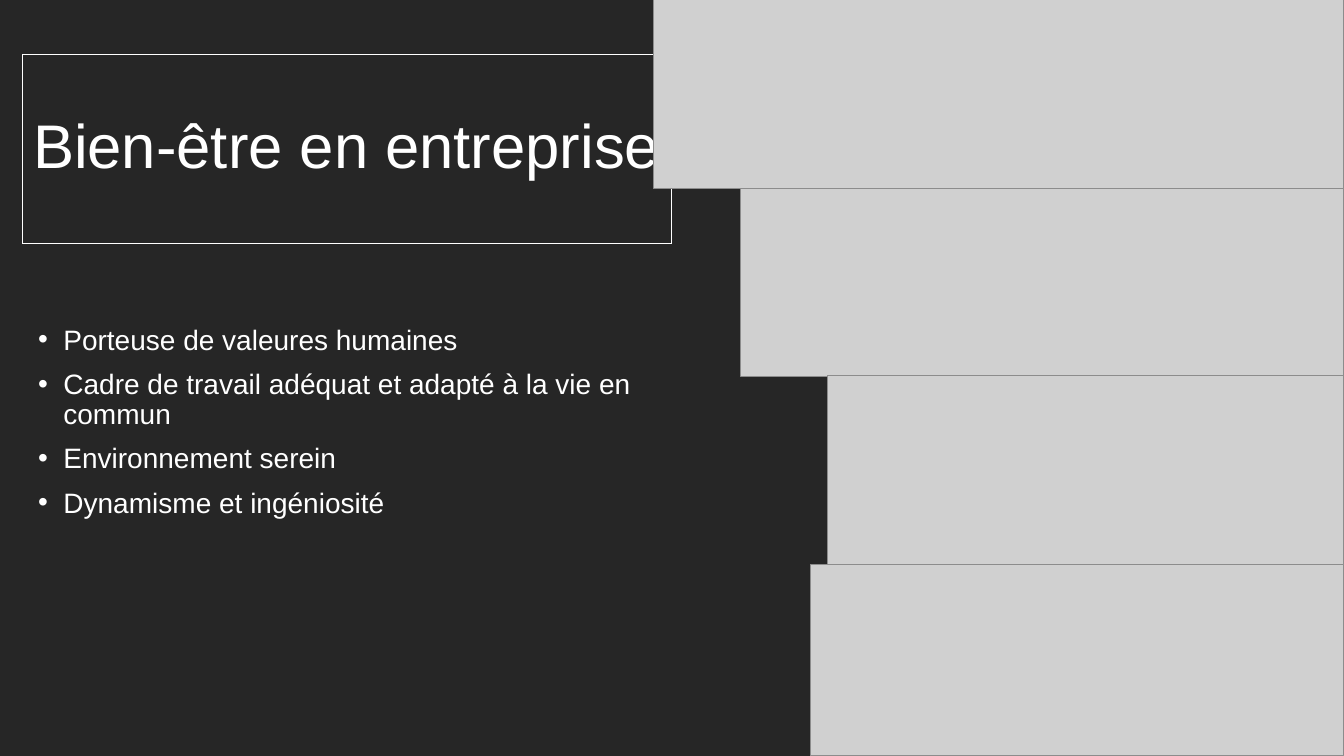
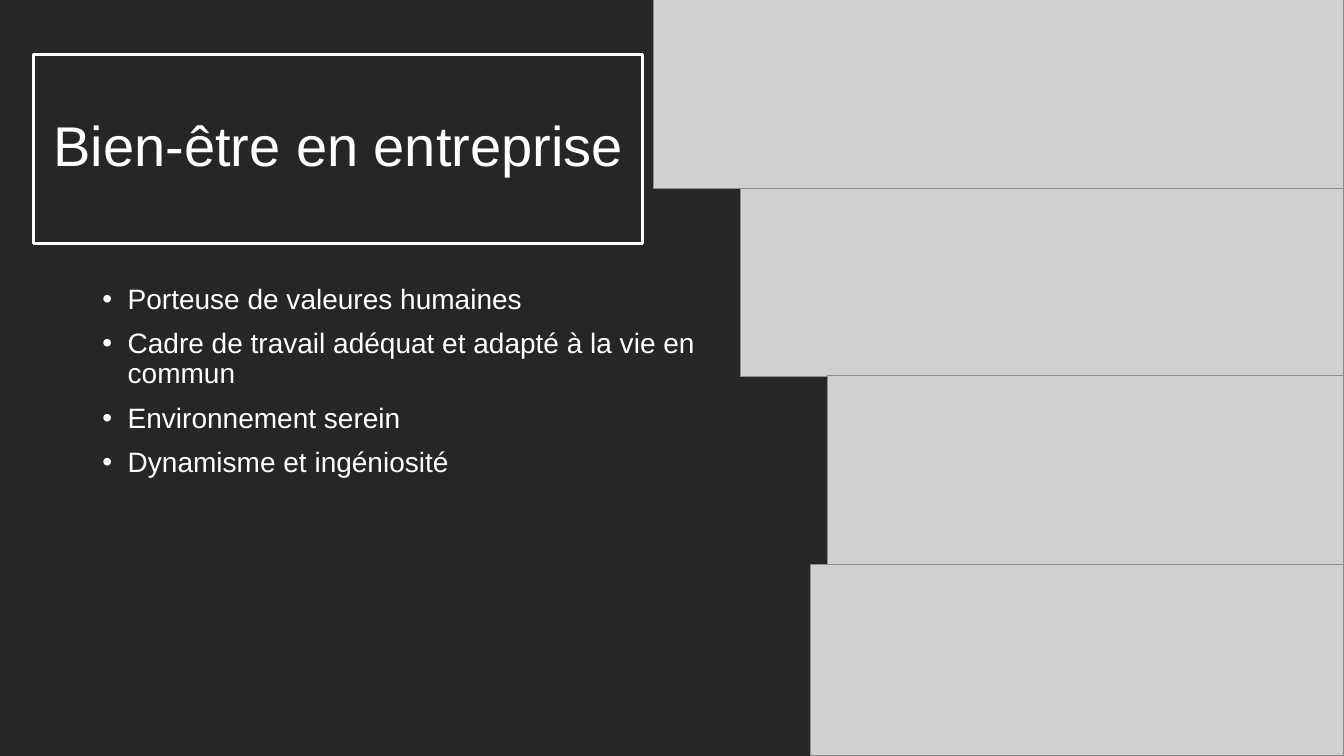
Before and after one commit to Zoridg/Soutenance_stage, a slide deck: slide 6 of Soutenance.pptx. Drawn at 1344x756 pixels with LibreOffice and Linux fonts; fonts in the diff are those of the drawing; grey boxes stand for pictures. Boxes give left, top, right and bottom in pixels: in the first picture for what was removed or moved away, otherwise in the second. Text is boxed around its words. In the diff, an @@ line names an element or a change of style, - is before the commit and + after.

```diff
--- a/Soutenance.pptx
+++ b/Soutenance.pptx
@@ title "Bien-être en entreprise": place and size @@
-title "Bien-être en entreprise" at (23,54,673,243)
+title "Bien-être en entreprise" at (33,54,643,243)
@@ title "Bien-être en entreprise" at (33,54,643,243): size 44 to 40 pt; alignment left to centre; outline #FFFFFF 0.75 pt to #FFFFFF 2.25 pt @@
@@ text "Porteuse de valeures humaines": place and size @@
-text "Porteuse de valeures humaines" at (63,329,630,518)
+text "Porteuse de valeures humaines" at (128,288,694,477)
```
Also in this commit, not shown: 4 other slides changed, 4 slides added, 1 slide removed, 3 other files.
